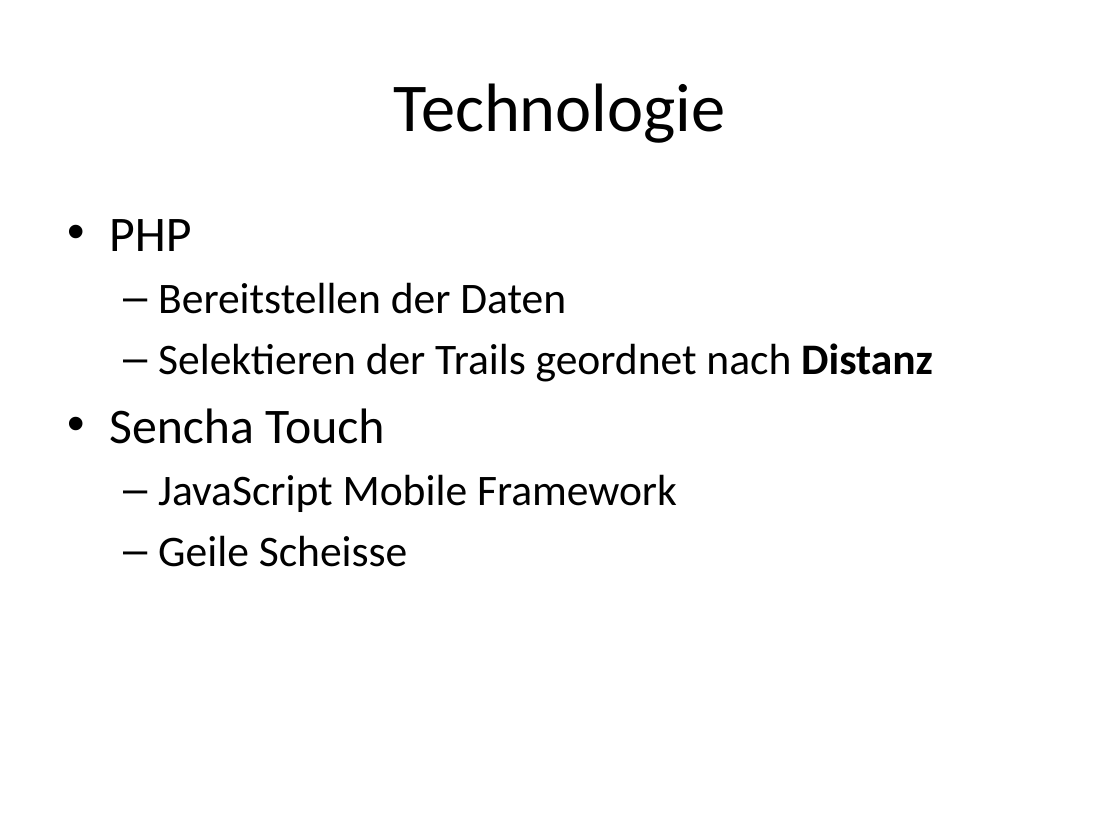
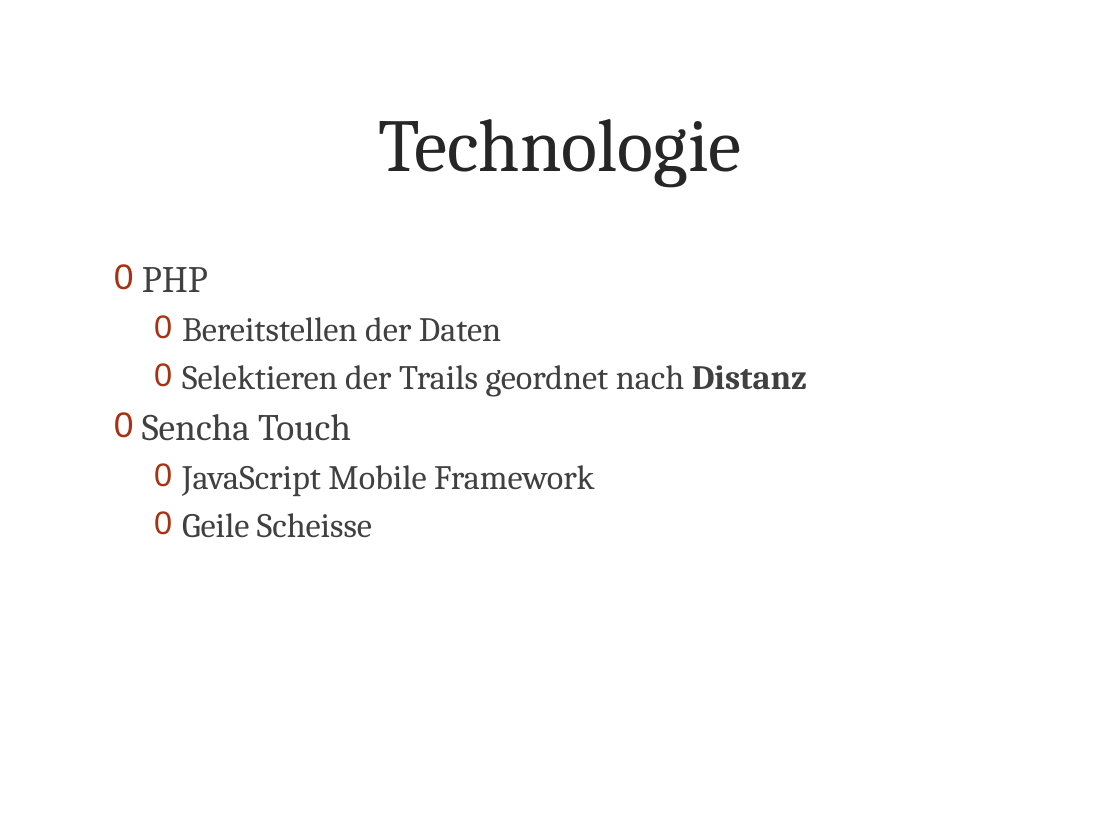
Before and after one commit to metaodi/TrailDevilsXPl-2, a slide deck: slide 3 of _DOCUMENTATION/Presentation/Praesentation-Traildevils-XPl2.pptx. Drawn at 1120x840 pixels with LibreOffice and Linux fonts; fonts in the diff are those of the drawing; background and template pictures are left out. Boxes give left, top, right and bottom in pixels: in the first picture for what was removed or moved away, otherwise in the second. Text is boxed around its words. In the diff, an @@ line names an element or a change of style, - is before the commit and + after.

```diff
--- a/_DOCUMENTATION/Presentation/Praesentation-Traildevils-XPl2.pptx
+++ b/_DOCUMENTATION/Presentation/Praesentation-Traildevils-XPl2.pptx
@@ title "Technologie": place and size @@
-title "Technologie" at (394,83,726,143)
+title "Technologie" at (378,119,741,187)
@@ title "Technologie" at (378,119,741,187): size 44 to 48 pt, font Calibri to Cambria, text colour #000000 to #262626 @@
@@ text "PHP": place and size @@
-text "PHP" at (109,219,933,567)
+text "PHP" at (142,267,807,538)
@@ text "PHP" at (142,267,807,538): size 32 to 24 pt in "PHP", "Sencha Touch"; font Calibri to Cambria, text colour #000000 to #404040; size 28 to 22 pt in "Bereitstellen der Daten", "Selektieren der Trails geordnet nach Distanz", "JavaScript Mobile Framework", "Geile Scheisse"; bullet • to 0; less space between paragraphs; bullet – to 0 @@
```
Also in this commit, not shown: 7 other slides changed, 3 slides added.
